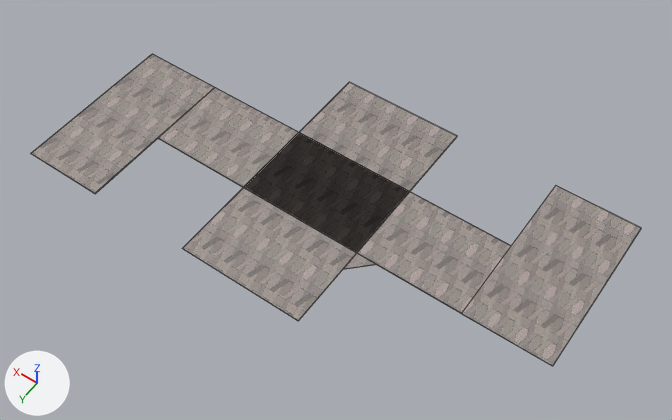
The FBX model zoo care simulator/Assets/models/enviroment/groundmap.fbx: old version first, new version second.
Camera for both pictures: a 50 mm camera at (-152.5, 206.3, 313.7) aimed at (-7.5, 3.2, -5.4). The lights are fixed; the arrows at lower left show +X, +Y and +Z. Mesh edges are drawn as thin lines. Vertices at the same position are counted once.

Names of what the first picture shows: 'GroundPath'.
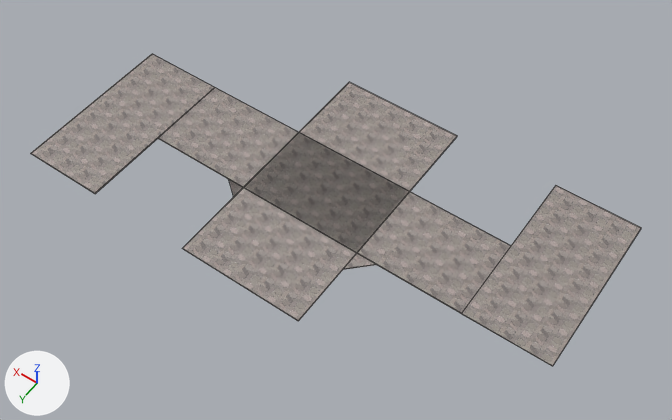
Where the newer file only moved an object's origin or applied its transform, the numbers keep the older frame.

Where the change shows, as pixel boxes [x1, y1, x2, y2] in the pictures (672 x 420 px):
part 1 of me_cube_005, added
    after: [229, 179, 243, 197]
part 2 of me_cube_005, surface changed
    both: [31, 54, 638, 366]

What changed in the scene script:
```text
Add mat_material_004:
    mat_material_004 = principled_material('Material.004')
    mat_material_004.texture = img_tilespavement_jpg
Change me_cube_005:
    used by ob_groundpath; location = (0.0, 0.0, 0.0)
    remove me_cube_005.from_pydata(...)  # 39 vertices, 31 faces; spans x -120.0..120.0, y -60.0..60.0, z 0.0
    add me_cube_005.from_pydata(...)  # 45 vertices, 35 faces; spans x -120.0..120.0, y -60.0..60.0, z 0.0
    me_cube_005 part 1: the loose piece of 6 vertices spanning x -40.0..-30.0, y 20.0..30.0, z 0.0 is copied, and the copy is turned -86.8 degrees about the z axis through its middle and scaled by 0.751, then moved by (69.0, -1.0, 0.0), in mat_material_004 (picture img_tilespavement_jpg); it spans x 30.0..38.0, y 20.0..27.0, z 0.0
    me_cube_005 part 2: 31 kept faces spanning x -120.0..120.0, y -60.0..60.0, z 0.0 get new texture (UV) coordinates
    add me_cube_005.materials.append(mat_material_004)  # picture img_tilespavement_jpg
```
